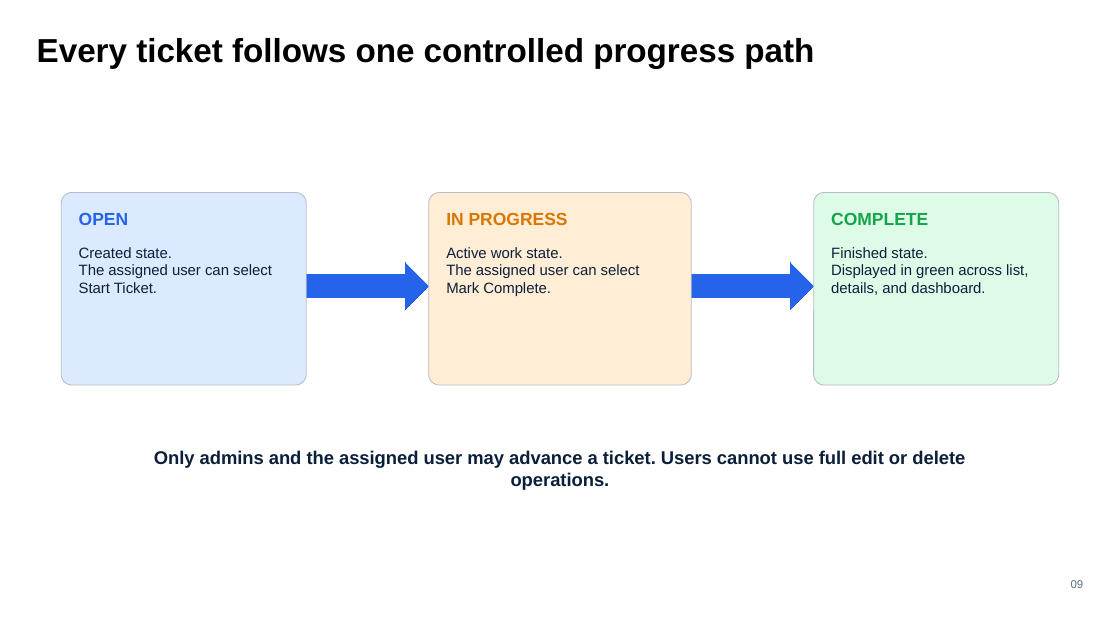
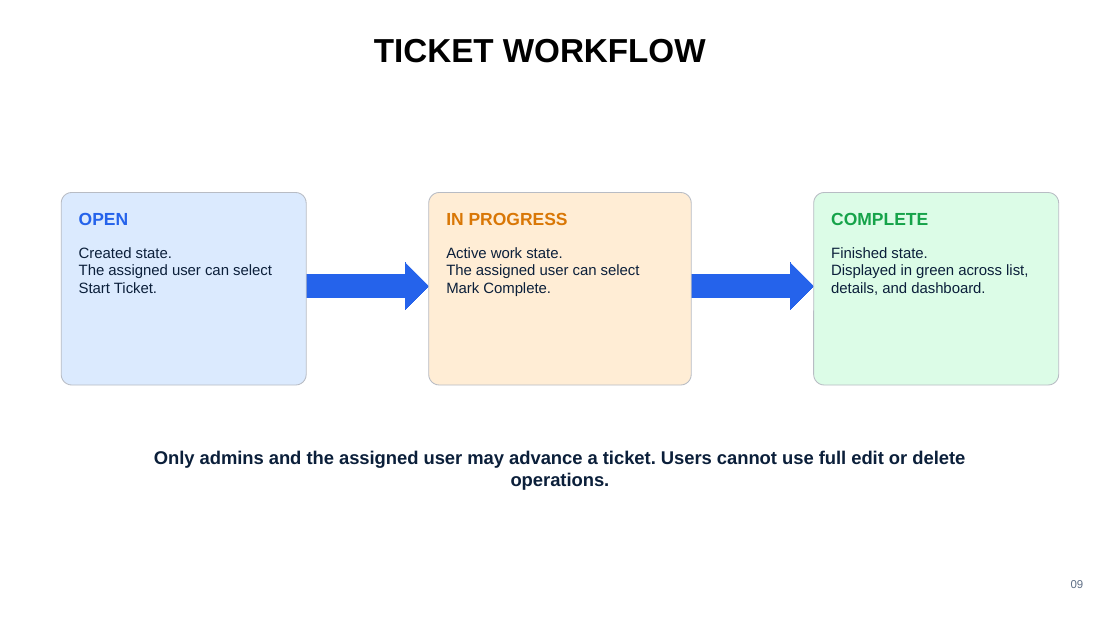
Before and after one commit to aayamneupane/MiniTaskManagement-System, a slide deck: slide 10 of documentation/Mini-Task-Management-System-Presentation.pptx (slide 9 before the commit). Drawn at 1120x630 pixels with LibreOffice and Linux fonts; fonts in the diff are those of the drawing. Boxes give left, top, right and bottom in pixels: in the first picture for what was removed or moved away, otherwise in the second. Text is boxed around its words. In the diff, an @@ line names an element or a change of style, - is before the commit and + after.

```diff
--- a/documentation/Mini-Task-Management-System-Presentation.pptx
+++ b/documentation/Mini-Task-Management-System-Presentation.pptx
@@ text at (374,38,706,63): text changed @@
-Every ticket follows one controlled progress path
+TICKET WORKFLOW
```
Also in this commit, not shown: 11 other slides changed, 1 slide added.
